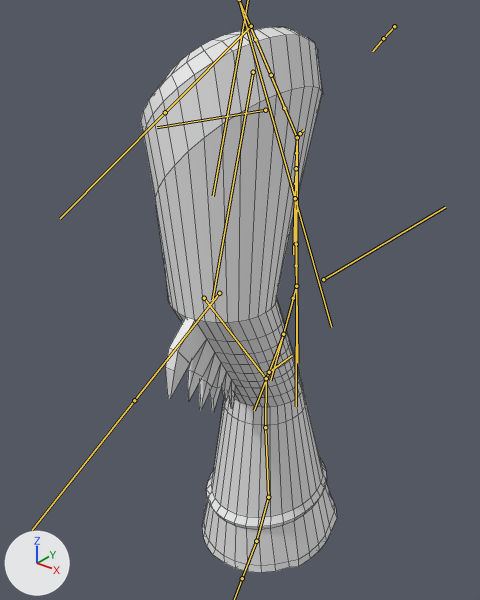
A saved change to the FBX model Assets/horse leg.fbx.
Camera for both pictures: a camera (50 mm lens) standing at (6.03, -10.11, 5.21) and looking at (1.24, -4.12, 1.5). Arrows for +X, +Y and +Z are at lower left; the lights stay in place. Both versions are drawn at the pose saved in each file; the numbers are the values there. The bones that bend it are drawn over the model as lines. Mesh edges are drawn as thin lines.
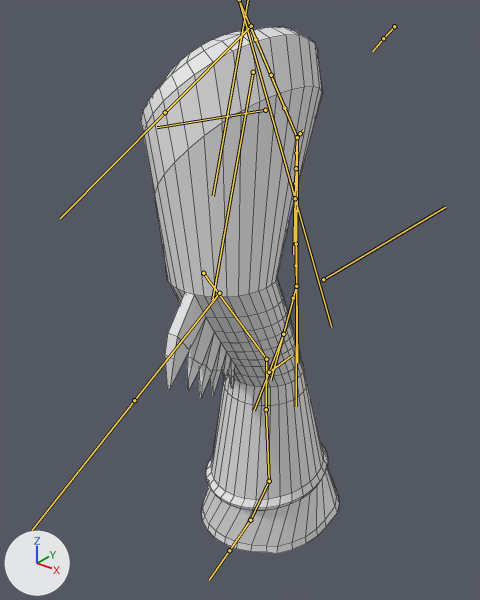
Where the change shows, as pixel boxes (x1, y1, x2, y2) in the pictures (480 x 600 px):
'Cylinder', posed: before (141, 27, 337, 573); after (141, 27, 339, 554)
bone 'upper_arm.L', root to tip: before (204, 298) to (266, 378); after (203, 273) to (266, 359)
bone 'f_toe.L', root to tip: before (268, 497) to (256, 541); after (269, 481) to (250, 520)

The change in detail:
Bone 'upper_arm.L' (bone_upper_arm_l) moves from (0.0, 0.0, 0.0) to (0.0, -0.25, -0.18).
Bone 'f_toe.L' (bone_f_toe_l) turns from (0, 0, 0) to (-3, 26, -13) degrees about its own x, y and z.
